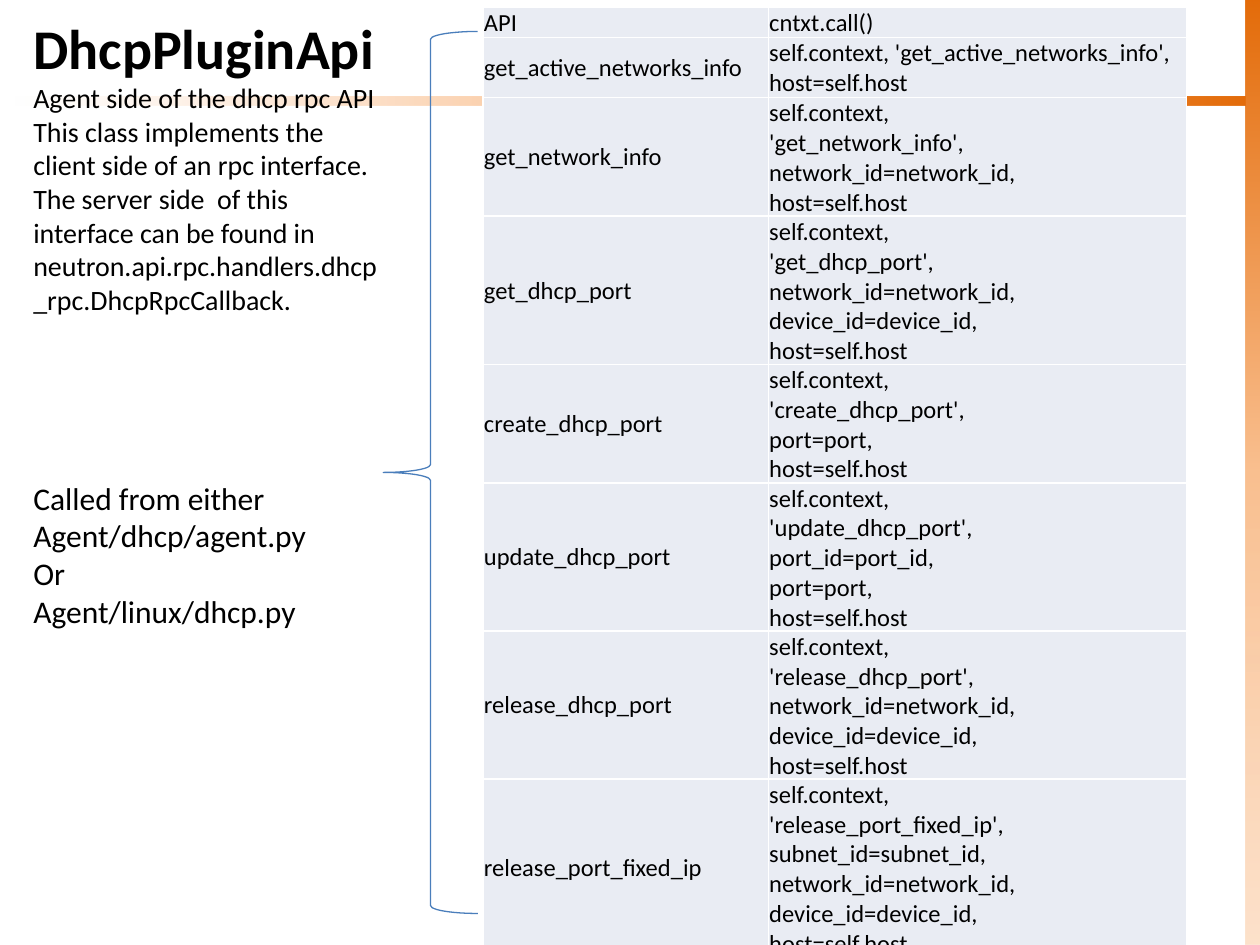
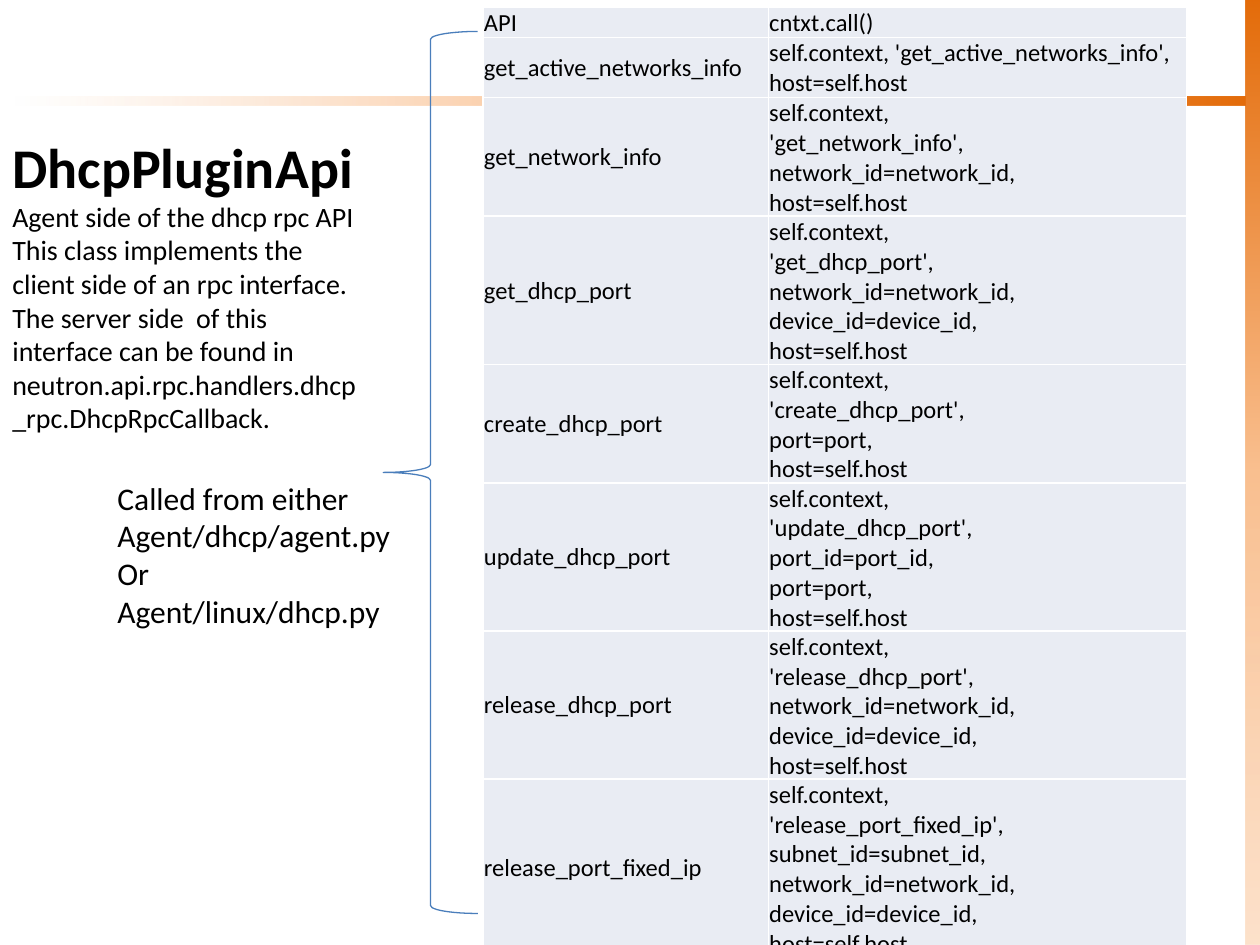
Before and after one commit to sknrao/openstack-neutron-revengg, a slide deck: slide 8 of OS-Neutron-DHCP.pptx. Drawn at 1260x945 pixels with LibreOffice and Linux fonts; fonts in the diff are those of the drawing. Boxes give left, top, right and bottom in pixels: in the first picture for what was removed or moved away, otherwise in the second. Text is boxed around its words. In the diff, an @@ line names an element or a change of style, - is before the commit and + after.

```diff
--- a/OS-Neutron-DHCP.pptx
+++ b/OS-Neutron-DHCP.pptx
@@ text "DhcpPluginApi": place and size @@
-text "DhcpPluginApi" at (33,29,377,315)
+text "DhcpPluginApi" at (12,148,356,433)
@@ text "Called from either": place and size @@
-text "Called from either" at (33,488,305,629)
+text "Called from either" at (117,488,389,629)
```
Also in this commit, not shown: 3 other slides changed, 1 slide removed, 3 other files.
